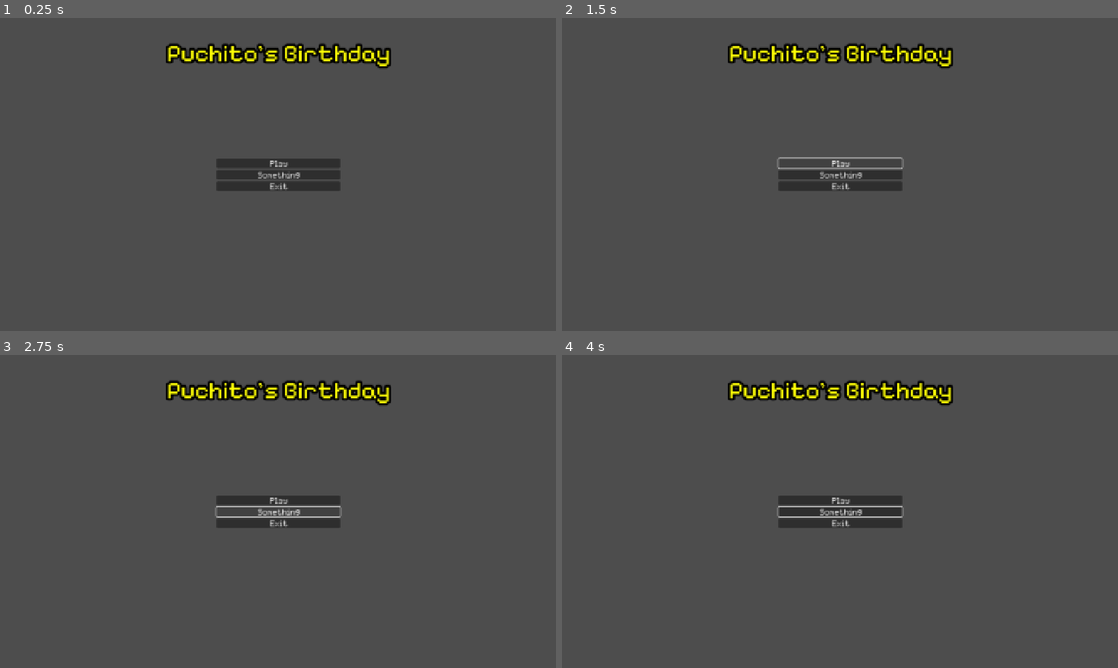
Above: before the commit, frames 1-4 (two rows, left to right).
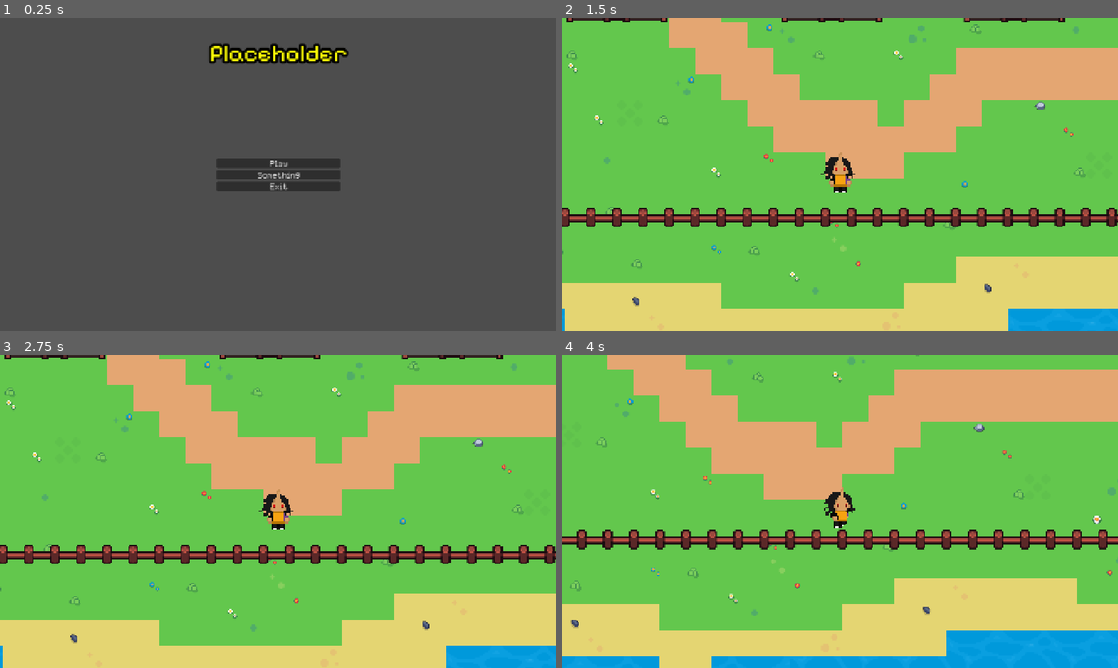
Above: after the commit, the same moments.

Repository: HazielMagallanes/juegolagunadegomez
Game: Godot game, scene res://scenes/Game.tscn
Two runs of this game, one before a commit and one after it. Both use one fixed random seed, a clock stepped at 60 frames per second and the inputs below.
Inputs (mouse positions are in pixels of both pictures, inside the frame that each line leads up to):
- Up to frame 1 (0.25 s): no input
- Up to frame 2 (1.5 s): click "Play" at 0.5 s; click (840, 161) at 1.25 s, where only the run before the commit has a clickable "Play"
- Up to frame 3 (2.75 s): click (278, 511) at 2 s, where only the run before the commit has a clickable "Something"
- Up to frame 4 (4 s): tap Enter at 2.75 s; move the mouse to (962, 495) at 2.77 s; hold D (right) 2.78-3.53 s; tap E (interact) at 2.85, 3.6 s; click (962, 495) at 2.92 s; move the mouse to (728, 527) at 3.52 s; hold S (down) from 3.53 s (still down)

The runs differ from the first frame. In frame 1, 1.8% of the frame differs, in the area x 29-71%, y 8-55%; in frame 2, 100%, in the area x 0-100%, y 0-100%; in frame 3, 100%; in frame 4, 100%.
Error before the commit: Invalid assignment of property or key 'visible' with value of type 'bool' on a base object of type 'null instance'. (res://scripts/main_menu.gd:5)

Commit message:
Hidden clock UI

Diff:
--- a/project.godot
+++ b/project.godot
@@ -13,6 +13,9 @@
 config/name="Un Día en la Laguna de Gómez"
 run/main_scene="uid://br0i3hued2y36"
 config/features=PackedStringArray("4.4", "GL Compatibility")
+boot_splash/show_image=false
+boot_splash/fullsize=false
+boot_splash/use_filter=false
 config/icon="res://icon.svg"
 
 [autoload]
--- a/scenes/Game.tscn
+++ b/scenes/Game.tscn
@@ -1,33 +1,14 @@
-[gd_scene load_steps=8 format=3 uid="uid://br0i3hued2y36"]
+[gd_scene load_steps=7 format=3 uid="uid://br0i3hued2y36"]
 
 [ext_resource type="Script" uid="uid://c0dxmmjnwe87k" path="res://scripts/Global.gd" id="1_030tr"]
-[ext_resource type="PackedScene" uid="uid://ceolcwatpaicu" path="res://scenes/UI/DayNightCycleUI.tscn" id="3_264ya"]
 [ext_resource type="Script" uid="uid://cb3ko1svjk3qa" path="res://scripts/singletons/DayNightCycle.gd" id="4_okk42"]
 [ext_resource type="AudioStream" uid="uid://c28n7jymgl53i" path="res://assets/music/pelicantown.ogg" id="5_p7lbg"]
 [ext_resource type="Texture2D" uid="uid://b57l3ad1odil" path="res://assets/daynightcycle-gradient-texture.tres" id="5_vsq7f"]
 [ext_resource type="PackedScene" uid="uid://dexihytip6yfw" path="res://scenes/MainMenu.tscn" id="6_svp8v"]
 [ext_resource type="PackedScene" uid="uid://ddnhn8nsm33na" path="res://scenes/UI/DialogPlayer.tscn" id="8_ts610"]
 
-[node name="Game" type="Window"]
-mode = 3
-title = "Puchito's Valley"
-initial_position = 1
-size = Vector2i(1366, 768)
-content_scale_mode = 1
-content_scale_aspect = 4
+[node name="Game" type="Node"]
 script = ExtResource("1_030tr")
-
-[node name="Clock" type="CanvasLayer" parent="."]
-visible = false
-
-[node name="DayNightCycleUI" parent="Clock" instance=ExtResource("3_264ya")]
-visible = false
-anchors_preset = 0
-anchor_right = 0.0
-anchor_bottom = 0.0
-grow_horizontal = 1
-grow_vertical = 1
-scale = Vector2(2, 2)
 
 [node name="DialogPlayer" parent="." instance=ExtResource("8_ts610")]
 
--- a/scenes/MainMenu.tscn
+++ b/scenes/MainMenu.tscn
@@ -72,7 +72,8 @@
 offset_right = 272.5
 offset_bottom = 118.624
 grow_horizontal = 2
-text = "Puchito's Birthday"
+text = "Placeholder"
 label_settings = SubResource("LabelSettings_0ch07")
+horizontal_alignment = 1
 
 [connection signal="button_up" from="VBoxContainer/Button" to="VBoxContainer/Button" method="_on_button_up"]
--- a/scripts/Global.gd
+++ b/scripts/Global.gd
@@ -1,4 +1,4 @@
-extends Window
+extends Node
 
 @onready var musicPlayer = $MusicPlayer;
 @onready var clockLayer = $Clock;
@@ -6,17 +6,10 @@
 @onready var clock = $TimeVFX;
 func _ready() -> void:
 	SignalBus.connect("changeLevel", Callable(self, "on_changeLevel"));
-	clockLayer.visible = true;
-	clock.visible = true;
-	SignalBus.timeTick.connect(clockUI.setDaytime);
-
 func on_changeLevel(path: String, spawn: Vector2):
-	clock.visible = true;
 	$Level.remove_child($Level/Level)
 	$Level.add_child(load(path).instantiate());
 	if $Level/Level.has_node("Player"):
 		$Level/Level/Player.global_position = spawn;
-	if $Level/Level.get_meta("isInterior", false):
-		clock.visible = false;
 func _process(delta: float) -> void:
 	if !musicPlayer.playing: musicPlayer.play();
--- a/scripts/main_menu.gd
+++ b/scripts/main_menu.gd
@@ -2,5 +2,4 @@
 
 func _ready() -> void:
 	get_tree().paused = true;
-	get_parent().get_parent().get_node("./Clock/DayNightCycleUI").visible = false;
 	get_parent().get_parent().get_node("./TimeVFX").visible = false;
--- a/scripts/playbutton.gd
+++ b/scripts/playbutton.gd
@@ -3,6 +3,5 @@
 
 func _on_button_up() -> void:
 	get_tree().paused = false
-	get_parent().get_parent().get_parent().get_parent().get_node("./Clock/DayNightCycleUI").visible = true;
 	get_parent().get_parent().get_parent().get_parent().get_node("./TimeVFX").visible = true;
 	SignalBus.changeLevel.emit("res://scenes/World.tscn", Vector2(357,759));
Not shown: 1 places in scenes/MainMenu.tscn that only renumber resources
